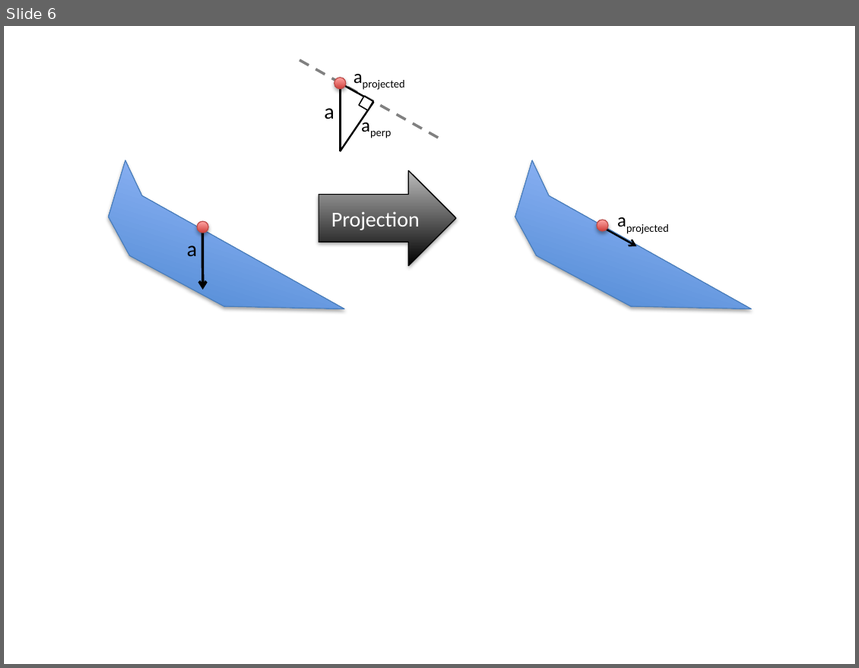
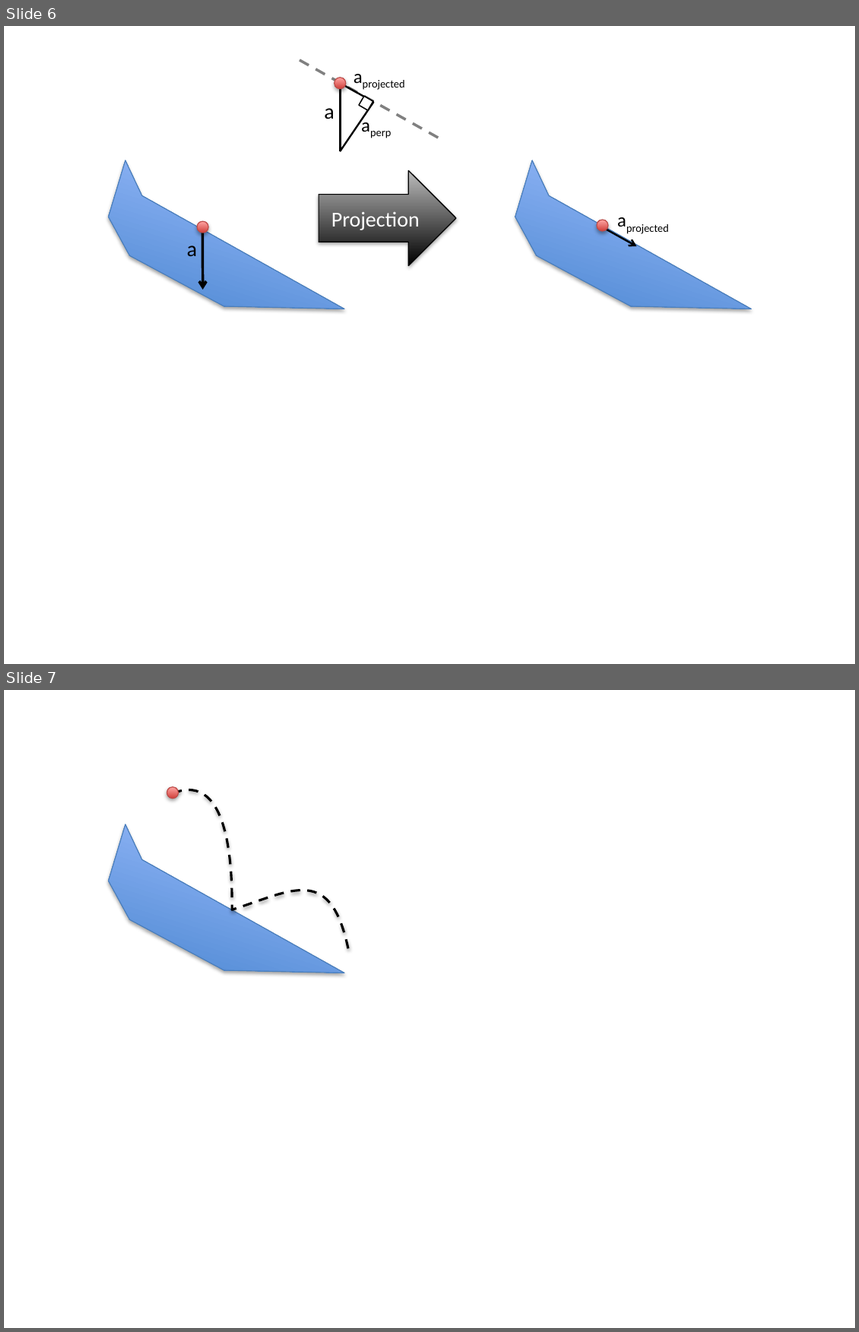
Before and after one commit to pcottle/MastersThesis, a slide deck: figures/figures.pptx. Shown one above the other, each under a label of ours: slide 6 before the commit, slides 6 and 7 after it. The pictures are 859x668 and 859x1332 pixels, drawn with LibreOffice and Linux fonts; fonts in the diff are those of the drawing. Boxes give left, top, right and bottom in pixels: in the first picture for what was removed or moved away, otherwise in the second. Text is boxed around its words. In the diff, an @@ line names an element or a change of style, - is before the commit and + after.

```diff
--- a/figures/figures.pptx
+++ b/figures/figures.pptx
@@ slide 7 added at (4, 690, 855, 1328), background #FFFFFF @@
@@ ellipse added at (167, 787, 177, 798), fill gradient #D1403C to #FFA6A5, outline #BF4C48 0.75 pt @@
@@ freeform shape added at (173, 790, 349, 952), outline #000000 2 pt dashed @@
@@ freeform shape added at (92, 825, 367, 1005), fill gradient #3F80CE to #A4C4FF, outline #4B7EBC 0.75 pt @@
```
Also in this commit, not shown: 1 other file.
